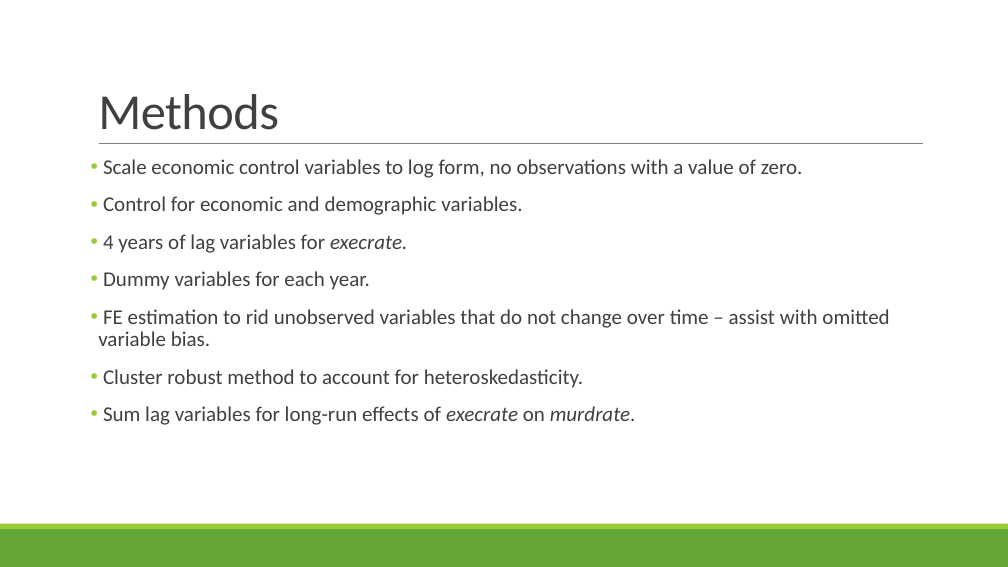
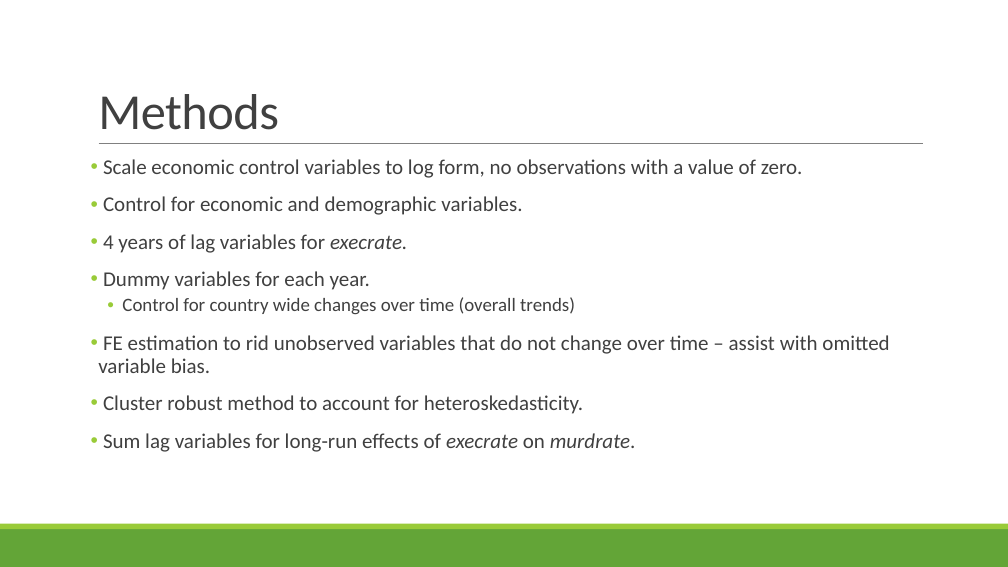
Before and after one commit to isaac-n-friends/499_final, a slide deck: slide 6 of PRESENTATION.pptx. Drawn at 1008x567 pixels with LibreOffice and Linux fonts; fonts in the diff are those of the drawing. Boxes give left, top, right and bottom in pixels: in the first picture for what was removed or moved away, otherwise in the second. Text is boxed around its words. In the diff, an @@ line names an element or a change of style, - is before the commit and + after.

```diff
--- a/PRESENTATION.pptx
+++ b/PRESENTATION.pptx
@@ text at [122,297,575,315]: paragraph added @@
+  • Control for country wide changes over time (overall trends)
```
Also in this commit, not shown: 1 other slide changed.
